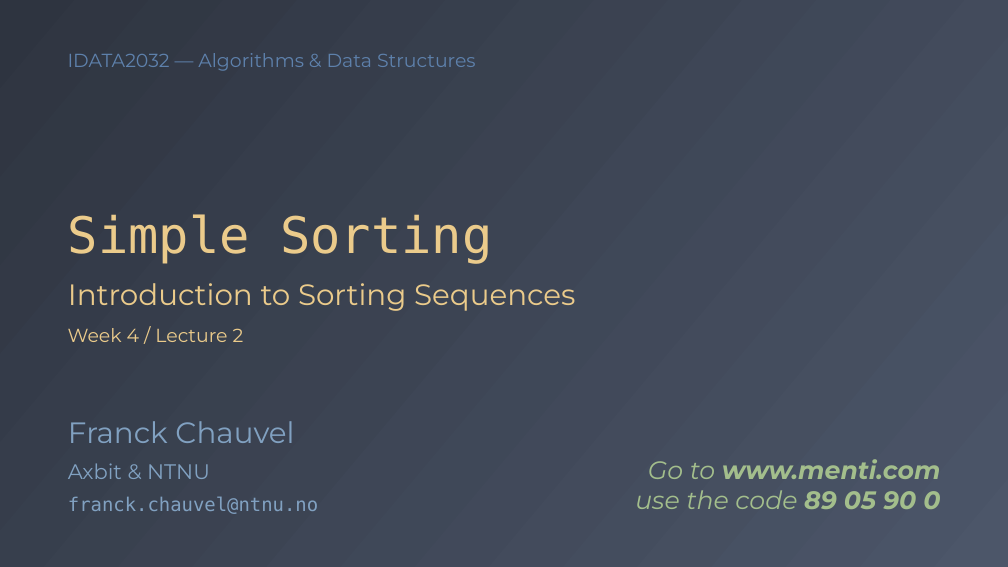
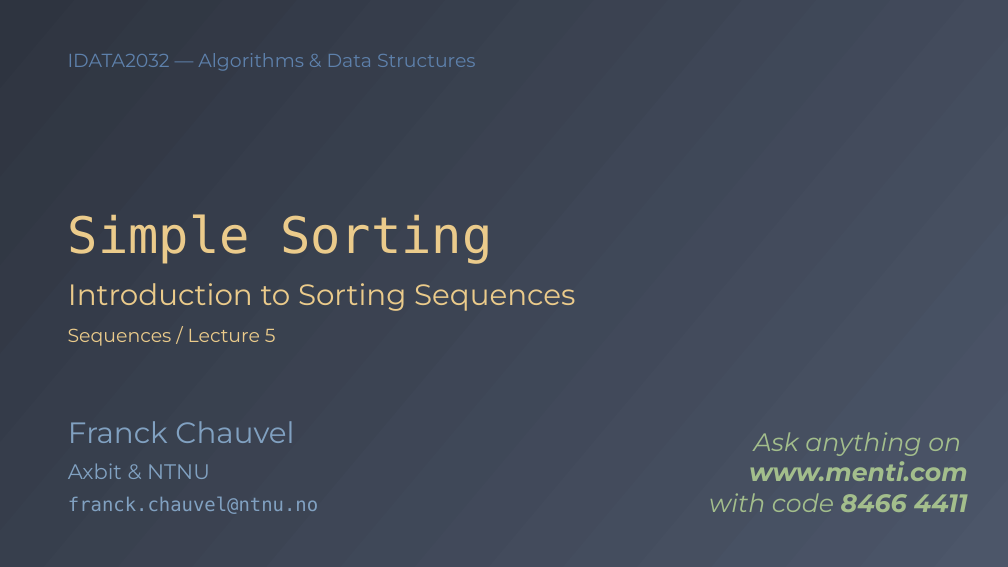
Before and after one commit to fchauvel/ntnu-idata2302-website, a slide deck: slide 1 of source/sequences/_static/sorting/simple_sorting.pptx. Drawn at 1008x567 pixels with LibreOffice and Linux fonts; fonts in the diff are those of the drawing. Boxes give left, top, right and bottom in pixels: in the first picture for what was removed or moved away, otherwise in the second. Text is boxed around its words. In the diff, an @@ line names an element or a change of style, - is before the commit and + after.

Commit message:
content: Minor updates on slides (Sequences Part 2)

```diff
--- a/source/sequences/_static/sorting/simple_sorting.pptx
+++ b/source/sequences/_static/sorting/simple_sorting.pptx
@@ text at box(68, 328, 276, 346): text changed @@
-Week 4 / Lecture 2
+Sequences / Lecture 5
@@ text at box(709, 432, 968, 512): text changed; bold off @@
-Go to www.menti.com
-use the code 89 05 90 0
+Ask anything on
+www.menti.com
+with code 8466 4411
```
Also in this commit, not shown: 1 other file.
